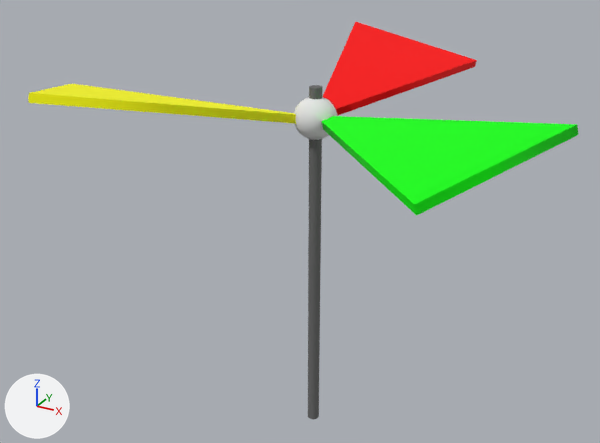
A saved change to the glTF model helicopter.gltf.
Before and after are seen from a 50 mm lens placed at (0.855, -1.628, 1.497), pointed at (-0.074, 0.062, 0.652). Arrows for +X, +Y and +Z are at lower left; the lights stay in place. Where no turn or scale is listed for an object, it has been applied to the vertices.
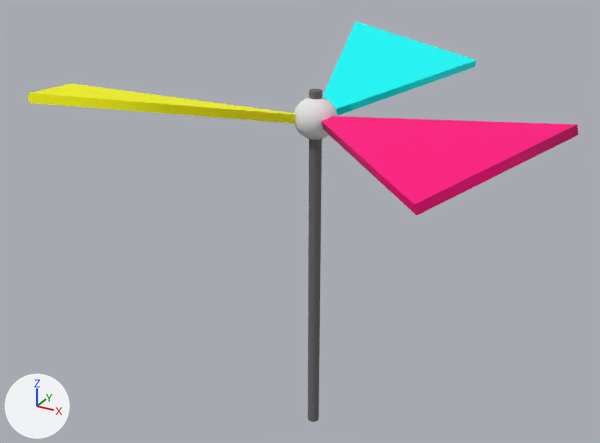
What differs and where, as boxes [x1, y1, x2, y2] in the pictures (600 x 443 px):
'Cylinder.002', recoloured (green to pink)
    both: [321, 116, 578, 216]
'Cylinder.001', recoloured (red to cyan)
    both: [323, 22, 477, 116]

The change, as a diff of the scene's bpy script:
```diff
--- a/helicopter.gltf.py
+++ b/helicopter.gltf.py
@@ mat_material_1 @@
 mat_material_1 = principled_material('Material_1')
-mat_material_1.base_color = (1.0, 0.0, 0.0)  # red #ff0000
+mat_material_1.base_color = (0.0, 1.0, 1.0)  # cyan #00ffff
 mat_material_1.roughness = 1.0
@@ mat_material_2 @@
 mat_material_2 = principled_material('Material_2')
-mat_material_2.base_color = (0.0, 1.0, 0.0)  # green #00ff00
+mat_material_2.base_color = (1.0, 0.0, 0.216)  # pink #ff0080
 mat_material_2.roughness = 1.0
```
